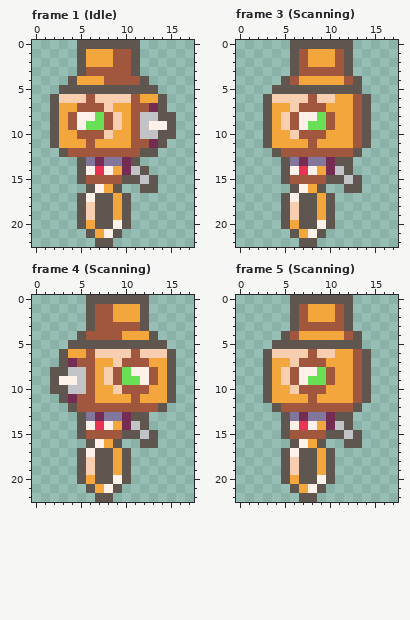
Pixel-art file: sprites/SteamDriller_Robot_Anim.ase. Above: the version before the commit.
18x23 pixels, 28 frames. Colours within 5 levels of each other are drawn and written as one. Shown: frame 1 (Idle), frame 3 (Scanning), frame 4 (Scanning), frame 5 (Scanning). The commit also changed other frames, which this record leaves out.
And afterwards:
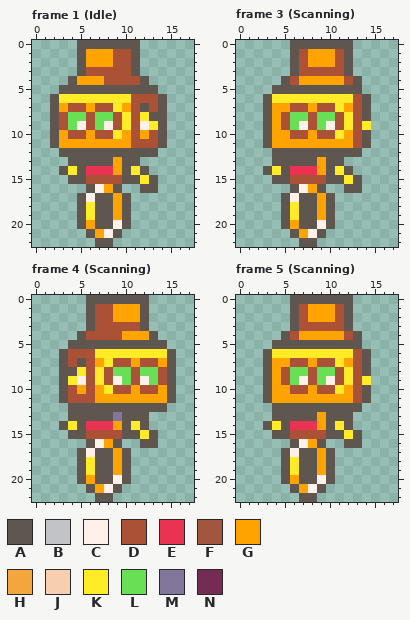
Palette (. is transparent): A #5f574f  B #c2c3c7  C #fdf1e9  D #ab5236  E #ea3352  F #a0573d  G #ffa300  H #f2a63b  J #f7ceaf  K #ffec27  L #68df55  M #83769c  N #742c52
Changes in this commit:
--- frame 1 (Idle)
@@ x 0..17 @@
  0 .....AAAAAAA......
- 1 .....AHHHFFA......
- 2 .....AHHHFFA......
- 3 .....AFFFFFA......
- 4 ....AHHHFFFFA.....
+ 1 .....AGGGDDA......
+ 2 .....AGGGDDA......
+ 3 .....ADDDDDA......
+ 4 ....AGGGDDDDA.....
  5 ...AAAAAAAAAAA....
- 6 ..AJJJFJJJJFHHA...
- 7 ..AHHFFFJHHFFNA...
- 8 ..AHFCCLFJHFBBAA..
- 9 ..AHFCLLFJHFBCCA..
-10 ..AHHFFFJHHFBBAA..
-11 ..AHHHFHHHHFFNA...
-12 ...AFFFFFFFFAA....
-13 .....AMNMMNA......
-14 .....ACECHNBA.....
-15 .....AFFFFAABA....
-16 ......ACHA..AA....
-17 .....ACAAHA.......
-18 .....AJAAHA.......
-19 .....AJAAHA.......
-20 .....AHAACA.......
-21 ......AHCA........
+ 6 ..AKKKKKKKKDDDA...
+ 7 ..AGDDGDDKGDADA...
+ 8 ..ADLLDLLDKDKAA...
+ 9 ..ADLCDLCDKDCKA...
+10 ..AGDDGDDKGDGDA...
+11 ..AGGGGGGGGDDDA...
+12 ...AAAAAAAAAAA....
+13 ....AAAAAGAA......
+14 ...AKAEEEGAKA.....
+15 ....AADDDDAAKA....
+16 ......ACGA..AA....
+17 .....ACAAGA.......
+18 .....AKAAGA.......
+19 .....AKAAGA.......
+20 .....AGAACA.......
+21 ......AGCA........
 22 .......AA.........
--- frame 3 (Scanning)
@@ x 0..17 @@
  0 ......AAAAAAA.....
- 1 ......AFHHHFA.....
- 2 ......AFHHHFA.....
- 3 ......AFFFFFA.....
- 4 .....AFHHHHHFA....
+ 1 ......ADGGGDA.....
+ 2 ......ADGGGDA.....
+ 3 ......ADDDDDA.....
+ 4 .....ADGGGGGDA....
  5 ....AAAAAAAAAA....
- 6 ...AJJJJFJJHHFA...
- 7 ...AHHJFFFHHHFA...
- 8 ...AHJFCCLFHHFA...
- 9 ...AHJFCLLFHHFA...
-10 ...AHHJFFFHHHFA...
-11 ...AHHHHFHHHHFA...
-12 ....AFFFFFFFFA....
-13 .....AMNMMNAA.....
-14 .....ACECHNBA.....
-15 .....AFFFFAABA....
-16 ......ACHA..AA....
-17 .....ACAAHA.......
-18 .....AJAAHA.......
-19 .....AJAAHA.......
-20 .....AHAACA.......
-21 ......AHCA........
+ 6 ...AKKKKKKKKKDA...
+ 7 ...AGGDDGDDKGDA...
+ 8 ...AGDLLDLLDKDA...
+ 9 ...AGDLCDLCDKDK...
+10 ...AGGDDGDDKGDA...
+11 ...AGGGGGGGGGDA...
+12 ....AAAAAAAAAA....
+13 ....AAAAAGAA......
+14 ...AKAEEEGAKA.....
+15 ....AADDDDAAKA....
+16 ......ACGA..AA....
+17 .....ACAAGA.......
+18 .....AKAAGA.......
+19 .....AKAAGA.......
+20 .....AGAACA.......
+21 ......AGCA........
 22 .......AA.........
--- frame 4 (Scanning)
@@ x 0..17 @@
  0 ......AAAAAAA.....
- 1 ......AFFHHHA.....
- 2 ......AFFHHHA.....
- 3 ......AFFFFFA.....
- 4 .....AFFFFHHHA....
+ 1 ......ADDGGGA.....
+ 2 ......ADDGGGA.....
+ 3 ......ADDDDDA.....
+ 4 .....ADDDDGGGA....
  5 ....AAAAAAAAAAA...
- 6 ...AHHFJJJJFJJJA..
- 7 ...ANFFHHJFFFHHA..
- 8 ..AABBFHJFLCCFHA..
- 9 ..ACCBFHJFLLCFHA..
-10 ..AABBFHHJFFFHHA..
-11 ...ANFFHHHHFHHHA..
-12 ....AFFFFFFFFFA...
-13 .....AMNMMNAA.....
-14 .....ACECHNBA.....
-15 .....AFFFFAABA....
-16 ......ACHA..AA....
-17 .....ACAAHA.......
-18 .....AJAAHA.......
-19 .....AJAAHA.......
-20 .....AHAACA.......
-21 ......AHCA........
+ 6 ...ADDDKKKKKKKKA..
+ 7 ...ADADGKDDGDDGA..
+ 8 ...AAKDKDLLDLLDA..
+ 9 ...AKCDKDCLDCLDA..
+10 ...ADGDGKDDGDDGA..
+11 ...ADDDGGGGGGGGA..
+12 ....AAAAAAAAAAA...
+13 ....AAAAAMAAA.....
+14 ...AKAEEEGAKA.....
+15 ....AADDDDAAKA....
+16 ......ACGA..AA....
+17 .....ACAAGA.......
+18 .....AKAAGA.......
+19 .....AKAAGA.......
+20 .....AGAACA.......
+21 ......AGCA........
 22 .......AA.........
--- frame 5 (Scanning)
@@ x 0..17 @@
  0 ......AAAAAAA.....
- 1 ......AFHHHFA.....
- 2 ......AFHHHFA.....
- 3 ......AFFFFFA.....
- 4 .....AFHHHHHFA....
+ 1 ......ADGGGDA.....
+ 2 ......ADGGGDA.....
+ 3 ......ADDDDDA.....
+ 4 .....ADGGGGGDA....
  5 ....AAAAAAAAAA....
- 6 ...AJJJJFJJHHFA...
- 7 ...AHHJFFFHHHFA...
- 8 ...AHJFCCLFHHFA...
- 9 ...AHJFCLLFHHFA...
-10 ...AHHJFFFHHHFA...
-11 ...AHHHHFHHHHFA...
-12 ....AFFFFFFFFA....
-13 .....AMNMMNAA.....
-14 .....ACECHNBA.....
-15 .....AFFFFAABA....
-16 ......ACHA..AA....
-17 .....ACAAHA.......
-18 .....AJAAHA.......
-19 .....AJAAHA.......
-20 .....AHAACA.......
-21 ......AHCA........
+ 6 ...AKKKKKKKKKDA...
+ 7 ...AGGDDGDDKGDA...
+ 8 ...AGDLLDLLDKDA...
+ 9 ...AGDLCDLCDKDK...
+10 ...AGGDDGDDKGDA...
+11 ...AGGGGGGGGGDA...
+12 ....AAAAAAAAAA....
+13 ....AAAAAGAAA.....
+14 ...AKAEEEGAKA.....
+15 ....AADDDDAAKA....
+16 ......ACGA..AA....
+17 .....ACAAGA.......
+18 .....AKAAGA.......
+19 .....AKAAGA.......
+20 .....AGAACA.......
+21 ......AGCA........
 22 .......AA.........
Changed places in both pictures, as pixel boxes (x1, y1, x2, y2):
changed: (59, 49, 176, 238)
changed: (263, 49, 371, 238)
changed: (50, 304, 167, 493)
changed: (263, 304, 371, 493)
